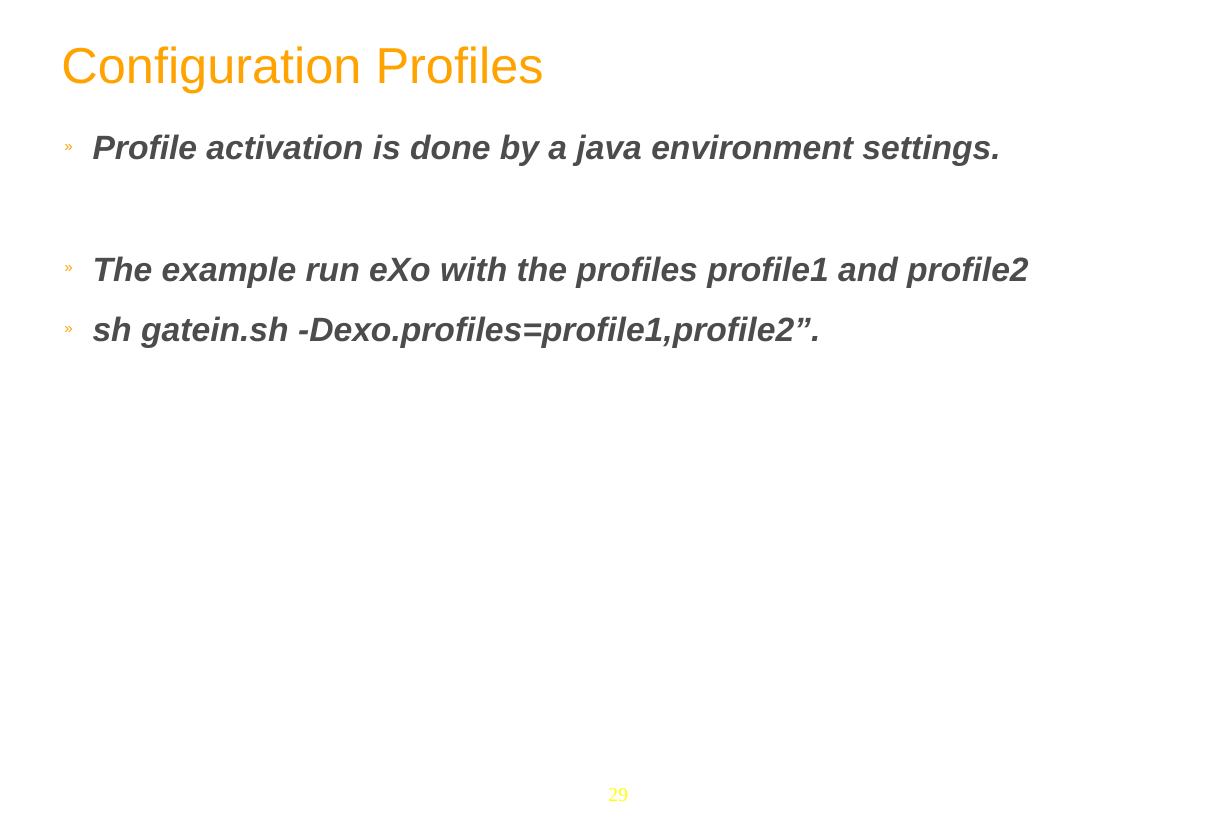
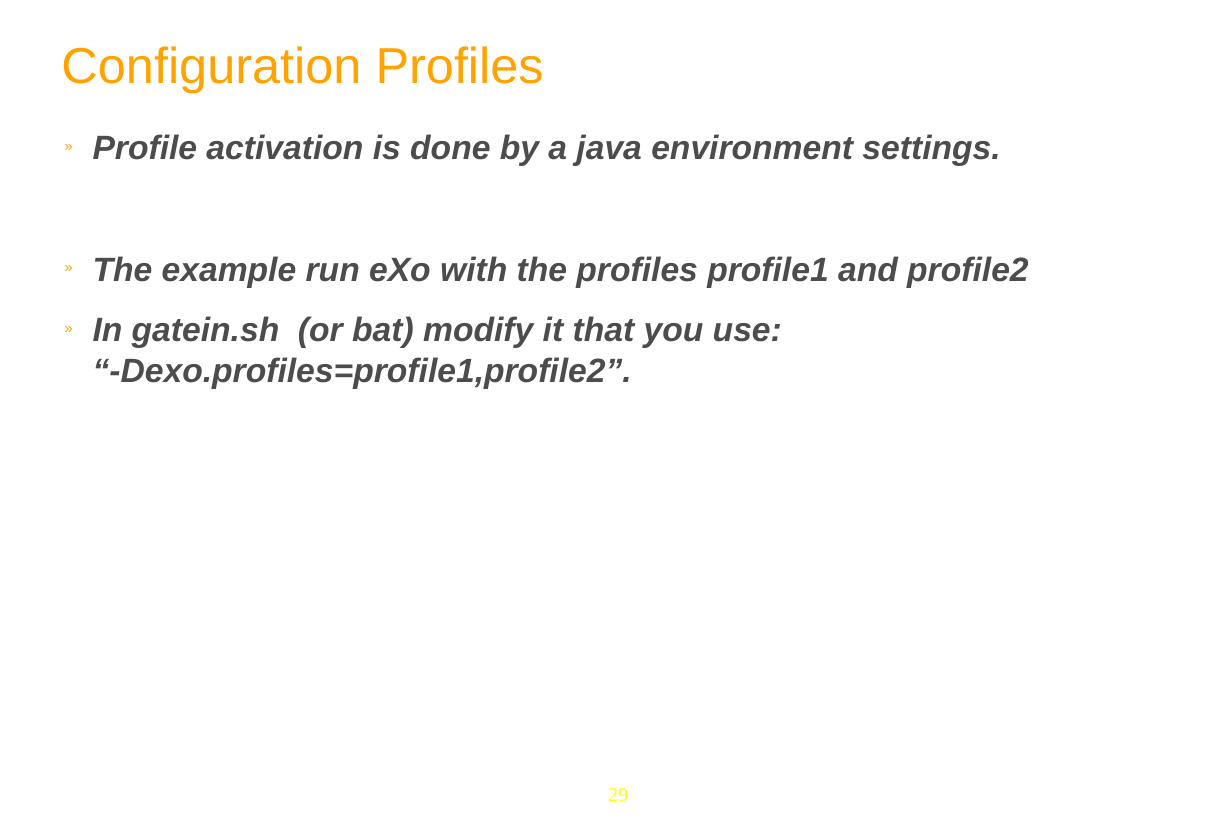
Before and after one commit to anhvurz90/training, a slide deck: slide 29 of exo-developer/210-configuration/slides/210-Portal-configuration-XDev-en.ppt. Drawn at 1232x835 pixels with LibreOffice and Linux fonts; fonts in the diff are those of the drawing; background and template pictures are left out. Boxes give left, top, right and bottom in pixels: in the first picture for what was removed or moved away, otherwise in the second. Text is boxed around its words. In the diff, an @@ line names an element or a change of style, - is before the commit and + after.

```diff
--- a/exo-developer/210-configuration/slides/210-Portal-configuration-XDev-en.ppt
+++ b/exo-developer/210-configuration/slides/210-Portal-configuration-XDev-en.ppt
@@ text at [93, 316, 782, 389]: text changed @@
-» sh gatein.sh -Dexo.profiles=profile1,profile2”.
+» In gatein.sh (or bat) modify it that you use:
+  “-Dexo.profiles=profile1,profile2”.
```
Also in this commit, not shown: 6 other slides changed, 1 other file.
